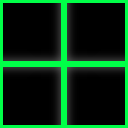
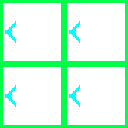
Comparing the layer stacks of the two 128x128 images. Changes:
added layer "Pasted Layer #3" above "Pasted Layer #2" over [5, 85, 16, 107]
added layer "Pasted Layer #2" above "Pasted Layer #1" over [5, 21, 16, 43]
added layer "Pasted Layer #1" above "Pasted Layer" over [69, 21, 80, 43]
added layer "Pasted Layer" above "Grid.png" over [69, 85, 80, 107]
painted on "Grid.png" over [3, 3, 125, 125]
